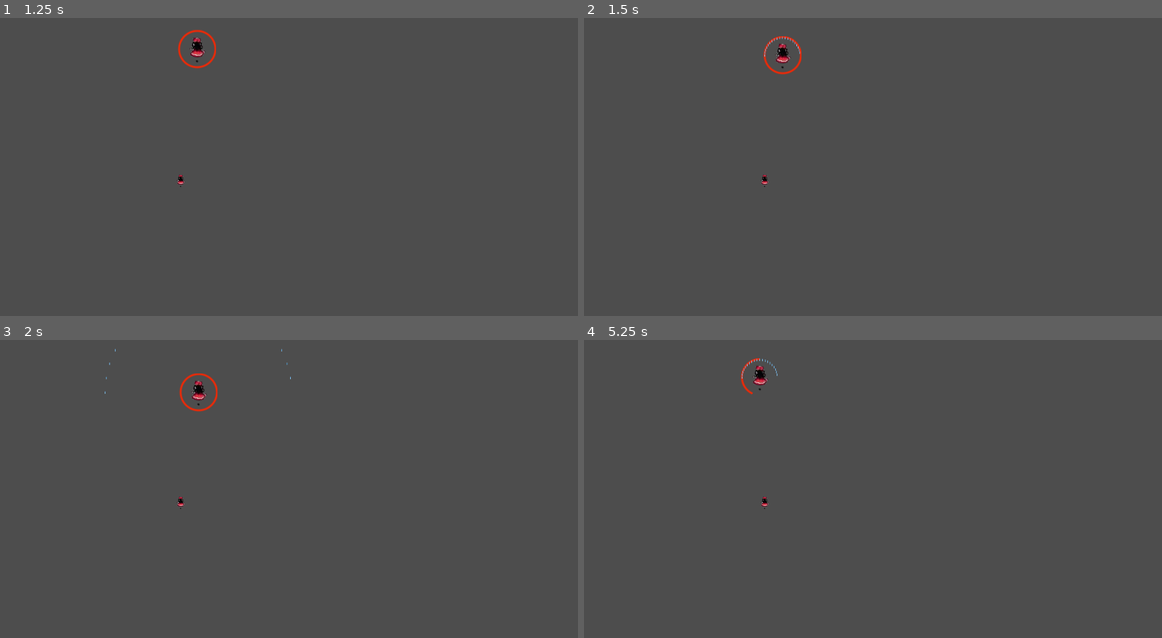
Above: before the commit, frames 1-4 (two rows, left to right).
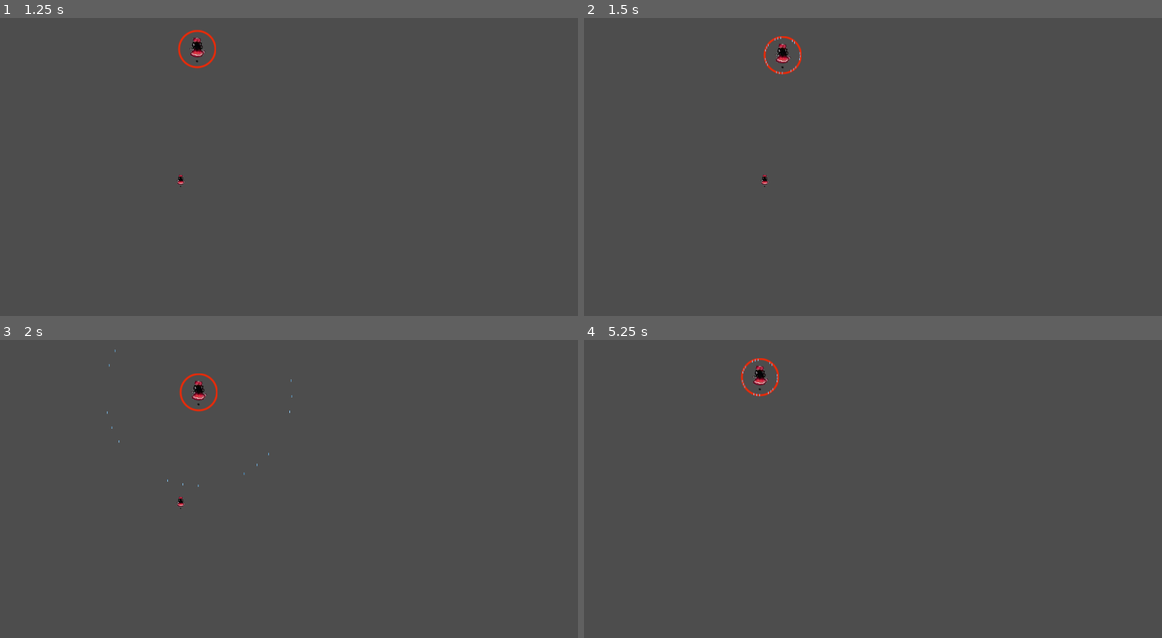
Above: after the commit, the same moments.

Repository: GraulierBrice/PhantasmagoriaShowdown
Game: Godot game, scene res://main_scene.tscn
The game is run twice, just before and just after one commit, with the same random seed, the same clock (stepped at 60 frames per second) and the same inputs.
Inputs:
- Up to frame 1 (1.25 s): tap Enter at 0.5 s; hold D (boss_right) from 0.53 s (still down); hold Shift (focus) from 0.53 s (still down)
- Up to frame 2 (1.5 s): release D (boss_right) at 1.28 s; release Shift (focus) at 1.28 s; hold S (boss_down) from 1.28 s (still down); tap 1 (pattern_1) at 1.35 s
- Up to frame 3 (2 s): keep holding S (boss_down)
- Up to frame 4 (5.25 s): release S (boss_down) at 2.03 s; hold D (boss_right) 2.03-2.78 s; tap 2 (pattern_2) at 2.1 s; hold W (boss_up) 2.78-3.53 s; tap 3 (pattern_3) at 2.85 s; hold Z (shoot) 3.53-4.28 s; hold A (boss_left) 3.53-5.03 s; tap Shift (focus) at 4.35 s; hold S (boss_down) from 5.03 s (still down); tap 1 (pattern_1) at 5.1 s

Frame 1 is identical in both runs. In frame 2, less than 0.1% of the frame differs, in the area x 31-38%, y 6-20%; in frame 3, less than 0.1%; in frame 4, 0.2%, in the area x 27-34%, y 6-57%.

Commit message:
Swing back and forth pattern

Diff:
--- /dev/null
+++ b/Scenes/Patterns/PatternSwing.tscn
@@ -0,0 +1,8 @@
+[gd_scene load_steps=3 format=3 uid="uid://ddtdpmkjl3mhh"]
+
+[ext_resource type="PackedScene" uid="uid://dy537eafk007a" path="res://Scenes/Patterns/PatternArc.tscn" id="1_pvpv2"]
+[ext_resource type="Script" uid="uid://byjls7j10m4cn" path="res://Scenes/Patterns/pattern_swing.gd" id="2_i8p5s"]
+
+[node name="PatternSwing" instance=ExtResource("1_pvpv2")]
+script = ExtResource("2_i8p5s")
+angle_offset = 0.0
--- a/Scenes/Patterns/pattern_arc.gd
+++ b/Scenes/Patterns/pattern_arc.gd
@@ -9,18 +9,16 @@
 		if Engine.is_editor_hint() and can_preview:
 			preview()
 
-@export var angle_range: float = 180
-@export var delay: float = 0.1
+@export_range(0, 360, 0.1, "radians_as_degrees") var angle_range: float = 180
+@export_range(0,5,0.01) var delay: float = 0.1
 @export var turn:Globals.ETurn = Globals.ETurn.CLOCKWISE
+@export_range(-180, 180, 0.1, "radians_as_degrees") var angle_offset: float = 0
+
 
 
 func execute(pattern_owner):
 	for i in range(bullet_count):
-		var angle = (deg_to_rad(angle_range) / bullet_count) * i * turn
-
-		# Give velocity in direction
-		var dir = Vector2(cos(angle), sin(angle))
-		var bullet = spawn_bullet(dir)
+		var bullet = spawn_bullet(give_bullet_direction(i))
 		if delay > 0:
 			await get_tree().create_timer(delay).timeout
 		add_child.call_deferred(bullet)
@@ -36,15 +34,17 @@
 
 		## Create bullets
 		for i in range(bullet_count):
-			var angle = (deg_to_rad(angle_range) / bullet_count) * i * turn
-			var dir = Vector2(cos(angle), sin(angle))
-
-			var bullet = spawn_bullet(dir)
+			var bullet = spawn_bullet(give_bullet_direction(i))
 			add_child(bullet)
 			bullet.owner =  get_tree().edited_scene_root
 			if delay > 0:
 				await get_tree().create_timer(delay).timeout
 
-
+		timer.stop()
 		timer.start()
 	pass
+
+func give_bullet_direction(slice: int) -> Vector2:
+	var angle = (angle_range / bullet_count) * slice * turn + angle_offset
+	var dir = Vector2(sin(angle), -cos(angle))
+	return dir
--- /dev/null
+++ b/Scenes/Patterns/pattern_swing.gd
@@ -0,0 +1,6 @@
+@tool
+extends PatternArc
+
+func preview():
+	turn *= -1
+	super.preview()
Not shown, added: Scenes/Patterns/pattern_swing.gd.uid
